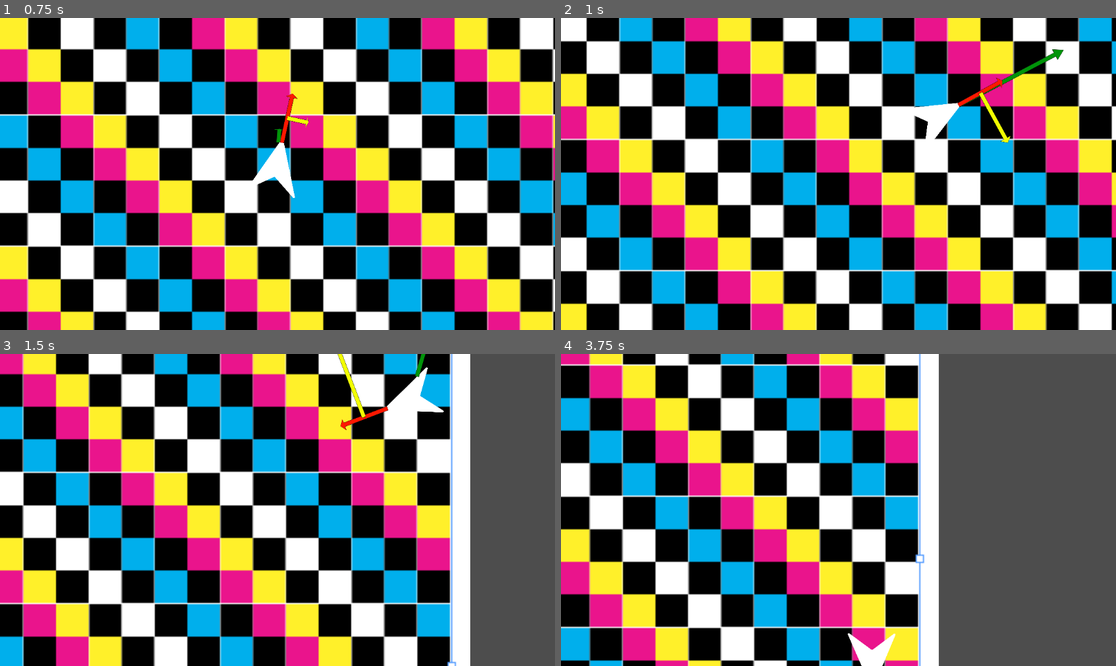
Above: before the commit, frames 1-4 (two rows, left to right).
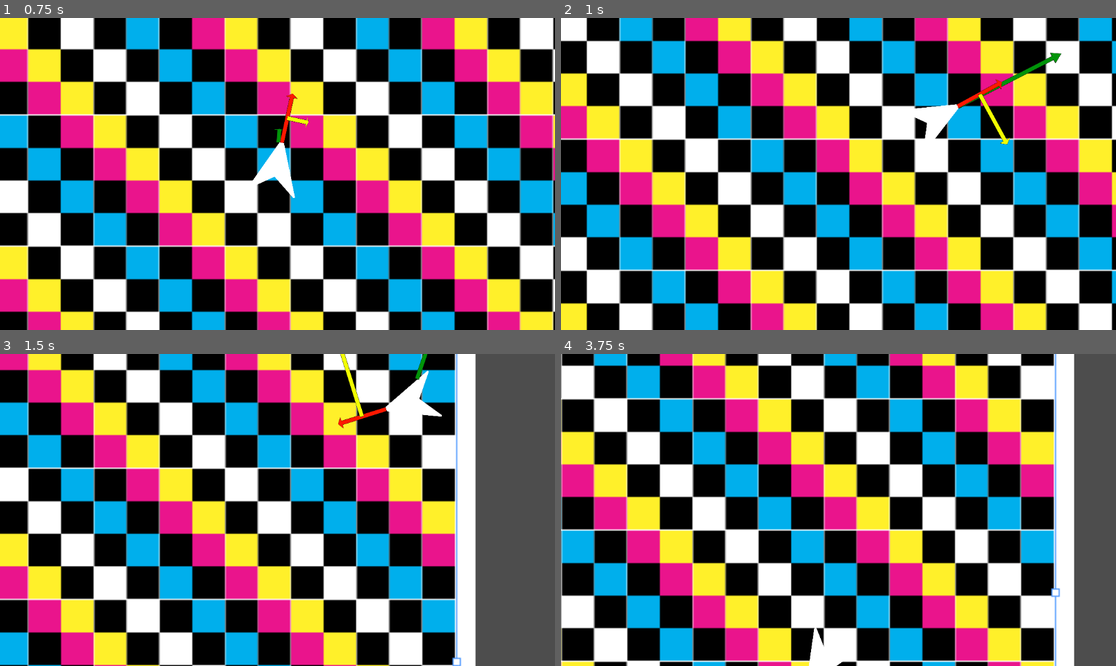
Above: after the commit, the same moments.

Repository: ParadoxArcher/Angle_Advantage
Game: Godot game, scene res://Scenes/GameScene.tscn
The game is run twice, just before and just after one commit, with the same random seed, the same clock (stepped at 60 frames per second) and the same inputs.
Inputs:
- Up to frame 1 (0.75 s): tap Enter at 0.5 s; hold D (RotateRight) from 0.53 s (still down); hold W (Boost) from 0.53 s (still down)
- Up to frame 2 (1 s): keep holding D (RotateRight); keep holding W (Boost); tap Space (Dodge) at 0.8 s
- Up to frame 3 (1.5 s): release D (RotateRight) at 1.28 s; release W (Boost) at 1.28 s; hold S (Back) from 1.28 s (still down); tap Space (Dodge) at 1.35 s
- Up to frame 4 (3.75 s): tap W (Boost) at 1.55, 3.05 s; release S (Back) at 2.03 s; hold W (Boost) 2.03-2.78 s; hold D (RotateRight) 2.03-3.53 s; tap Space (Dodge) at 2.3, 2.85 s; hold A (RotateLeft) from 3.53 s (still down); hold W (Boost) from 3.53 s (still down)

Frame 1 is identical in both runs. In frame 2, 6.6% of the frame differs, in the area x 0-100%, y 0-100%; in frame 3, 29%; in frame 4, 84%, in the area x 0-93%, y 0-100%.

Commit message:
vault backup: 2025-01-13 09:05:34

Diff:
--- a/zProject Files/Godot/Scripts/PlayerScript.gd
+++ b/zProject Files/Godot/Scripts/PlayerScript.gd
@@ -12,7 +12,7 @@
 @export var MaxSpeed = [1000, 1000] # {0: Fluctuating, 1: BaseMaxSpeed} ## Beware DodgeMaxSpeed
 @export var SpeedAccel = 1.3
 @export var SpeedDecel = [.3, .3] # {0: Fluctuating,  1: Decel} ## Beware BrakeDecelMult
-@export var BoostDecay = [0, .75, .4] # {0: Fluctuating,  1:BoostRelease, 2: DecayRate}
+@export var BoostDecay = [0, .75, .3] # {0: Fluctuating,  1:BoostRelease, 2: DecayRate}
 var BoostDir = Vector2(0, 0)
 var AccelRate = 0
 
@@ -24,8 +24,8 @@
 var RotaRate = 0
 
 ##Dodge Variables
-@export var DodgeMaxSpeed = [1.25, 100, -4] # {0: MaxSpeedMultiplier, 1: MaxSpeedDecel, 2: EaseCurve}
-@export var DodgeMaxRota = [2, PI/2, -4] # {0: MaxRotaMultiplier, 1: MaxRotaDecel, 2: EaseCurve}
+@export var DodgeMaxSpeed = [1.25, 50] # {0: MaxSpeedMultiplier, 1: MaxSpeedDecel}
+@export var DodgeMaxRota = [2, PI/4] # {0: MaxRotaMultiplier, 1: MaxRotaDecel}
 
 ## Markers Variables
 @export var MarkerSize = {"CenterGap": 50, "RotaSpeedGap": 75, "VelLength": .5, "NeutralLength": .35, "RotaSpeedLength": .5} #RotaSpeedGap left unimplemented, intended to slide rota_speed_display along neutral_display
@@ -57,10 +57,11 @@
 		AccelRate = SpeedAccel - SpeedDecel[0] * ((CounterAccel + 1 ) / 2 * sign(CounterAccel) ) * CounterScaler[0]
 		BoostDecay[0] = BoostDecay[1]
 	else:
-		BoostDecay[0] = lerpf(BoostDecay[0], 0, clampf(BoostDecay[2] * delta, 0, 1))
+		BoostDecay[0] -= clampf(BoostDecay[2] * delta, 0, BoostDecay[0])
 		BoostDir = Vector2(cos(rotation), sin(rotation)) * BoostDecay[0]
 		AccelRate = SpeedDecel[0]
 
+		print(BoostDecay)
 		print(BoostDir)
 	#endregion
 
@@ -87,9 +88,9 @@
 		velocity = MaxSpeed[0] * DodgeDir.rotated(rotation + PI/2)
 
 	if MaxSpeed[0] != MaxSpeed[1] || MaxRota[0] != MaxRota[1]:
-		MaxSpeed[0] = lerpf(MaxSpeed[0], MaxSpeed[1], clampf(ease(DodgeMaxSpeed[1], DodgeMaxSpeed[2]) * delta, 0, 1)) # clamps used end lerps
+		MaxSpeed[0] -= clampf((MaxSpeed[0] - MaxSpeed[1]) * DodgeMaxSpeed[1] * delta, 0, MaxSpeed[0] - MaxSpeed[1])
 		print(MaxSpeed)
-		MaxRota[0] = lerpf(MaxRota[0], MaxRota[1], clampf(ease(DodgeMaxRota[1], DodgeMaxRota[2]) * delta, 0, 1))
+		MaxRota[0] -= clampf((MaxRota[0] - MaxRota[1]) * DodgeMaxRota[1] * delta, 0, MaxRota[0] - MaxRota[1])
 		print(MaxRota)
 	#endregion
 
Not shown, changed: .obsidian/workspace.json
